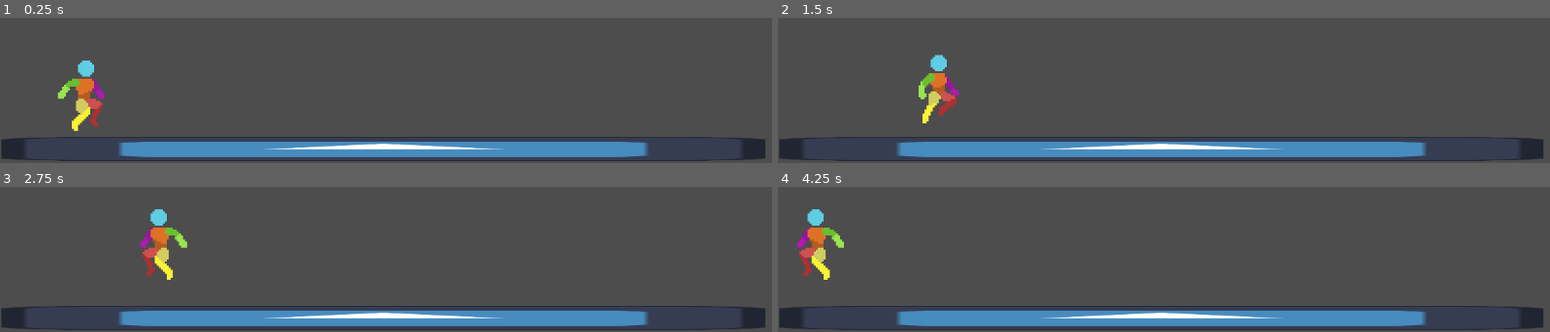
Above: before the commit, frames 1-4 (two rows, left to right).
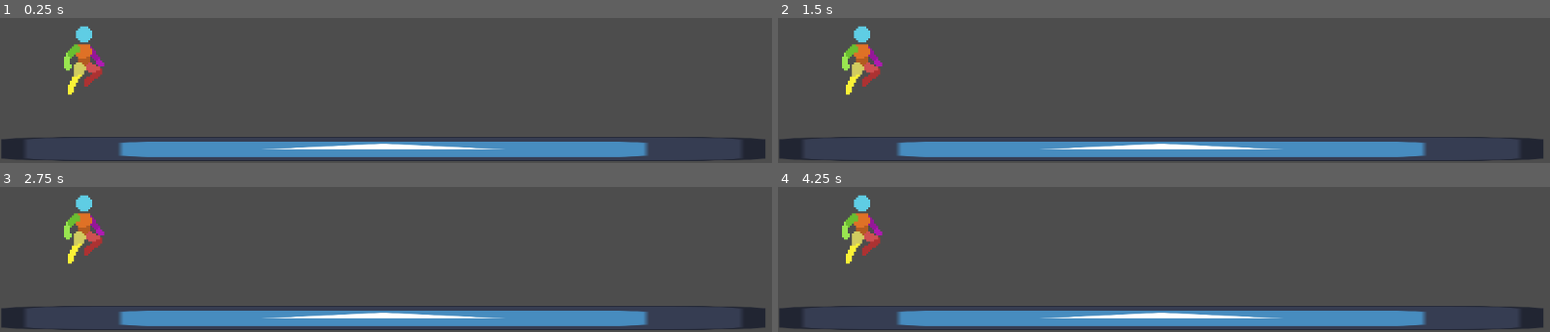
Above: after the commit, the same moments.

Repository: Got-Cookies/Senior-Project
Game: Godot game, scene res://Levels/Debug/Character debug.tscn
The game is run twice, just before and just after one commit, with the same random seed, the same clock (stepped at 60 frames per second) and the same inputs. This scene is started directly instead of the project's main scene. The engine's default icon, where the game draws it, is replaced by a stand-in: a white triangle on a blue panel in a dark square.
Inputs (mouse positions are in pixels of both pictures, inside the frame that each line leads up to):
- Up to frame 1 (0.25 s): no input
- Up to frame 2 (1.5 s): move the mouse to (1125, 32) at 0.52 s; hold Space (jump) 0.53-1.28 s; hold D (right) from 0.53 s (still down); click (1125, 32) at 0.67 s; move the mouse to (outside the picture) at 1.27 s; tap Space (jump) at 1.35 s; click (outside the picture) at 1.42 s
- Up to frame 3 (2.75 s): tap Space (jump) at 1.52, 1.82 s; move the mouse to (outside the picture) at 2.02 s; release D (right) at 2.03 s; hold A (left) from 2.03 s (still down); hold Space (jump) from 2.03 s (still down); click (outside the picture) at 2.17 s
- Up to frame 4 (4.25 s): keep holding A (left); move the mouse to (outside the picture) at 2.77 s; release Space (jump) at 2.78 s; tap Space (jump) at 2.85, 3.02, 3.32 s; click (outside the picture) at 2.92 s; move the mouse to (outside the picture) at 3.52 s; hold Space (jump) from 3.53 s (still down); click (outside the picture) at 3.67 s

The runs differ from the first frame. In frame 1, 2.2% of the frame differs, in the area x 7-14%, y 5-78%; in frame 2, 2.4%; in frame 3, 2.5%; in frame 4, 2.5%, in the area x 2-14%, y 5-64%.
Error before the commit: Invalid call. Nonexistent function 'physics_tick' in base 'Nil'. (res://Scripts/Utilities/StateMachine.gd:24)

Commit message:
Finalized Input Components and FSM

Diff:
--- a/Prefabs/Character.tscn
+++ b/Prefabs/Character.tscn
@@ -1,15 +1,16 @@
-[gd_scene load_steps=40 format=3 uid="uid://i1nsw6t3ylom"]
-
-[ext_resource type="Script" path="res://Scripts/Controllers/PlayerController.gd" id="1_dgavs"]
+[gd_scene load_steps=41 format=3 uid="uid://i1nsw6t3ylom"]
+
 [ext_resource type="Texture2D" uid="uid://bf654fr38qc82" path="res://Sprites/Prototype Character/Character Idle 48x48.png" id="1_exwgj"]
 [ext_resource type="Texture2D" uid="uid://cvm6gl605j2vm" path="res://Sprites/Prototype Character/player jump 48x48.png" id="2_lnh7u"]
 [ext_resource type="Texture2D" uid="uid://bhmox6ri0svpa" path="res://Sprites/Prototype Character/PlayerWalk 48x48.png" id="2_xh6vk"]
 [ext_resource type="Script" path="res://Scripts/Controllers/AnimationController.gd" id="4_6ndwq"]
 [ext_resource type="Texture2D" uid="uid://cj2c3t68crme7" path="res://Sprites/Prototype Character/player land 48x48.png" id="4_cofq7"]
 [ext_resource type="PackedScene" uid="uid://cysmgukdsk0gi" path="res://Components/HitBoxComponent.tscn" id="4_klfyd"]
-[ext_resource type="Script" path="res://Scripts/Utilities/StateMachine.gd" id="8_8huyl"]
-[ext_resource type="Script" path="res://Scripts/States/Idle.gd" id="9_x2dg5"]
-[ext_resource type="Script" path="res://Scripts/Input/InputComponent.gd" id="10_cwyjl"]
+[ext_resource type="Script" path="res://Scripts/Utilities/StateMachine/StateMachine.gd" id="8_8huyl"]
+[ext_resource type="Script" path="res://Scripts/States/PlayerIdle.gd" id="9_ojfjj"]
+[ext_resource type="Script" path="res://Scripts/States/Walk.gd" id="10_6xmj7"]
+[ext_resource type="Script" path="res://Scripts/Utilities/Input/InputComponent.gd" id="10_cwyjl"]
+[ext_resource type="Script" path="res://Scripts/Input Handlers/PlayerInput.gd" id="11_lcdln"]
 
 [sub_resource type="AtlasTexture" id="AtlasTexture_vmak0"]
 atlas = ExtResource("1_exwgj")
@@ -226,11 +227,8 @@
 [sub_resource type="RectangleShape2D" id="RectangleShape2D_tr7k1"]
 size = Vector2(20, 22.0755)
 
-[node name="Character base" type="CharacterBody2D"]
+[node name="Player" type="CharacterBody2D"]
 slide_on_ceiling = false
-script = ExtResource("1_dgavs")
-max_ground_Speed = 6.0
-low_jump_Multiplier = 1.5
 
 [node name="AnimatedSprite2D" type="AnimatedSprite2D" parent="."]
 texture_filter = 1
@@ -245,15 +243,24 @@
 scale = Vector2(1, 1.325)
 shape = SubResource("RectangleShape2D_tr7k1")
 
+[node name="InputComponent" type="Node" parent="."]
+script = ExtResource("10_cwyjl")
+
+[node name="PlayerInput" type="Node" parent="InputComponent"]
+script = ExtResource("11_lcdln")
+
 [node name="StateMachine" type="Node" parent="." node_paths=PackedStringArray("initState", "_input")]
 script = ExtResource("8_8huyl")
-initState = NodePath("Idle")
+initState = NodePath("PlayerIdle")
 _input = NodePath("../InputComponent")
 
-[node name="Idle" type="Node" parent="StateMachine"]
-script = ExtResource("9_x2dg5")
-
-[node name="InputComponent" type="Node" parent="."]
-script = ExtResource("10_cwyjl")
-
-[node name="PlayerInput" type="Node" parent="InputComponent"]
+[node name="PlayerIdle" type="Node" parent="StateMachine" node_paths=PackedStringArray("entity")]
+script = ExtResource("9_ojfjj")
+entity = NodePath("../..")
+
+[node name="Move" type="Node" parent="StateMachine" node_paths=PackedStringArray("entity")]
+script = ExtResource("10_6xmj7")
+accel = 12.0
+deAccel = 16.0
+max_Speed = 20.0
+entity = NodePath("../..")
--- /dev/null
+++ b/Scripts/Input Handlers/PlayerInput.gd
@@ -0,0 +1,10 @@
+extends InputHandler
+class_name PlayerInput
+
+func ProcessInput(state : InputState) -> void:
+	state.WishDirection = Input.get_axis("left","right")
+
+	state.GrappleDirection = get_viewport().get_mouse_position()
+
+	state.WishGrapple = Input.is_mouse_button_pressed(MOUSE_BUTTON_RIGHT)
+	state.WishJump = Input.is_action_just_pressed("jump")
--- a/Scripts/Input/InputComponent.gd
+++ /dev/null
@@ -1,12 +0,0 @@
-class_name InputComponent extends Node
-
-var state : InputState
-
-var inputHandlers : Array
-
-func _init():
-	#Cache every possible Input Hanlder that could modify the Input State
-	for child in get_children():
-		if child is InputHandler:
-			inputHandlers[child.get_index()] = child
-			print_debug(child.get_index())
--- a/Scripts/Input/InputHandler.gd
+++ /dev/null
@@ -1,4 +0,0 @@
-class_name InputHandler extends Node
-
-func ProcessInput(state : InputState):
-	pass
--- a/Scripts/Input/InputState.gd
+++ /dev/null
@@ -1,10 +0,0 @@
-class_name InputState
-#This class is only being used to store the data of the current input state
-#that is being used by, might be an optimaztion problem later
-
-#NOTE exporting variables only for debuging purposes
-@export var WishDirection : Vector2 = Vector2.ZERO
-
-@export var CanMove : bool = true
-@export var CanJump : bool = true
-@export var CanGrapple : bool = true
--- a/Scripts/States/Idle.gd
+++ b/Scripts/States/Idle.gd
@@ -1 +1,13 @@
 extends State
+
+func enter() -> void:
+	pass
+
+func tick(_input : InputState) -> void:
+	pass
+
+func physics_tick(_input : InputState) -> void:
+	pass
+
+func exit() -> void:
+	pass
--- /dev/null
+++ b/Scripts/States/PlayerIdle.gd
@@ -0,0 +1,18 @@
+extends State
+class_name PlayerIdle
+
+func enter() -> void:
+	pass
+
+func tick(_input : InputState) -> void:
+	if(_input.WishDirection != 0):
+		Transition.emit(self, "Walk")
+
+	if(_input.WishJump and entity.is_on_floor()):
+		Transition.emit(self, "Jump")
+
+func physics_tick(_input : InputState) -> void:
+	pass
+
+func exit() -> void:
+	pass
--- /dev/null
+++ b/Scripts/States/Walk.gd
@@ -0,0 +1,32 @@
+extends State
+class_name Move
+
+@export var accel : float
+@export var deAccel : float
+@export var max_Speed : float
+
+func enter() -> void:
+	pass
+
+func tick(_input : InputState) -> void:
+	if(!entity.is_on_floor()):
+		Transition.emit(self, "Jump")
+
+	if(_input.WishDirection == 0):
+		Transition.emit(self, "PlayerIdle")
+
+
+func physics_tick(_input : InputState) -> void:
+	var cur_h_speed = entity.velocity.x
+	var new_h_speed = 0
+
+	new_h_speed = cur_h_speed + accel * _input.WishDirection
+
+	if(max_Speed != null):
+		new_h_speed = clamp(new_h_speed,-max_Speed, max_Speed)
+		entity.velocity.x = new_h_speed
+
+	entity.move_and_slide()
+
+func exit() -> void:
+	entity.velocity.x = lerp(entity.velocity.x, 0.0, 0.125)
--- /dev/null
+++ b/Scripts/Utilities/Input/InputComponent.gd
@@ -0,0 +1,13 @@
+class_name InputComponent extends InputState
+
+var Ihandlers : Dictionary = {}
+
+func _ready():
+	#Cache every possible Input Hanlder that could modify the Input State
+	for child in get_children():
+		if child is InputHandler:
+			Ihandlers[child.get_index()] = child
+
+func _process(delta):
+	for n in Ihandlers.size():
+		Ihandlers[n].ProcessInput(self)
--- /dev/null
+++ b/Scripts/Utilities/Input/InputHandler.gd
@@ -0,0 +1,4 @@
+class_name InputHandler extends Node
+
+func ProcessInput(state : InputState) -> void:
+	pass
--- /dev/null
+++ b/Scripts/Utilities/Input/InputState.gd
@@ -0,0 +1,9 @@
+class_name InputState extends Node
+#This class is only being used to store the data of the current input state
+#that is being used by, might be an optimaztion problem later
+
+@export var WishDirection : float = 0
+@export var GrappleDirection : Vector2 = Vector2.ZERO
+
+@export var WishJump : bool = false
+@export var WishGrapple : bool = false
--- a/Scripts/Utilities/StateMachine.gd
+++ /dev/null
@@ -1,27 +0,0 @@
-class_name StateMachine extends Node
-
-@export var initState : State
-@export var _input : InputComponent
-
-var currentState : State # Active State
-var states : Dictionary  = {} # Transition to state, if conidtion are met
-
-func _init():
-	#Loop through all children to get a list of all possible states/transitions
-	for child in get_children():
-		if child is State:
-			states[child.name] = child
-			child.transition.connect(on_transition)
-	#Check if initial State exist, then initialize state
-	if initState:
-		initState.enter()
-		currentState = initState
-
-func _process(delta):
-	currentState.tick(_input.state)
-
-func _physics_process(delta):
-	currentState.physics_tick(_input.state)
-
-func on_transition(from : State, to : State):
-	pass
--- a/Scripts/Utilities/State.gd
+++ b/Scripts/Utilities/StateMachine/State.gd
@@ -1,6 +1,10 @@
-class_name State extends Node
+extends Node
+class_name State
+
 #Abstract class for states to derive from and input custom logic
 signal Transition
+
+@export var entity : CharacterBody2D
 
 func enter() -> void:
 	pass
--- /dev/null
+++ b/Scripts/Utilities/StateMachine/StateMachine.gd
@@ -0,0 +1,47 @@
+extends Node
+class_name StateMachine
+
+@export var initState : State
+@export var _input : InputState
+
+signal StateChange
+
+@export var currentState : State # Active State
+var states : Dictionary  = {} # Transition to state, if conidtion are met
+
+func _ready():
+	#Loop through all children to get a list of all possible states/transitions
+	for child in get_children():
+		if child is State:
+			states[child.name] = child
+			child.Transition.connect(on_transition)
+
+	#Check if initial State exist, then initialize state
+	if initState:
+		initState.enter()
+		currentState = initState
+
+
+func _process(delta):
+	if currentState:
+		currentState.tick(_input)
+
+func _physics_process(delta):
+	if currentState:
+		currentState.physics_tick(_input)
+
+func on_transition(from : State, to : State):
+	#Check if the active state wants to transition out
+	if(from != currentState):
+		return
+
+	var newState = states.get(to.name)
+	if newState == null:
+		return
+
+	if currentState:
+		currentState.exit()
+
+	newState.enter()
+
+	currentState = newState
--- a/project.godot
+++ b/project.godot
@@ -22,6 +22,16 @@
 [editor]
 
 movie_writer/disable_vsync=true
+
+[file_customization]
+
+folder_colors={
+"res://Components/": "purple",
+"res://Levels/": "blue",
+"res://Prefabs/": "green",
+"res://Scripts/": "red",
+"res://Sprites/": "yellow"
+}
 
 [filesystem]
 
